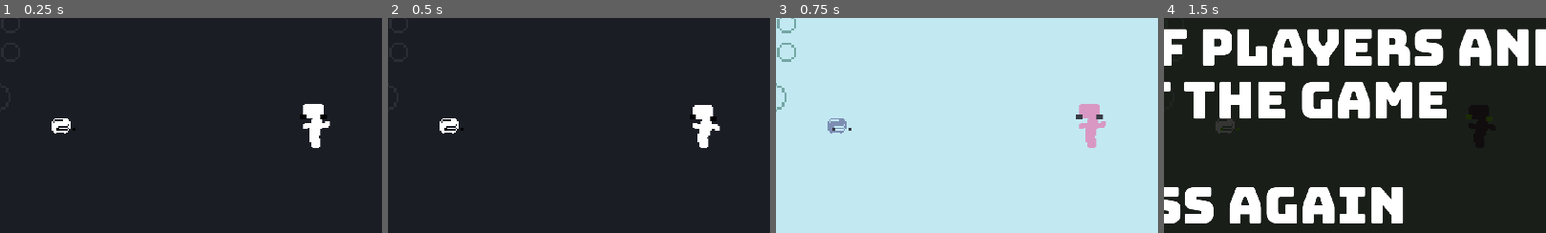
Above: before the commit, frames 1-4 (left to right).
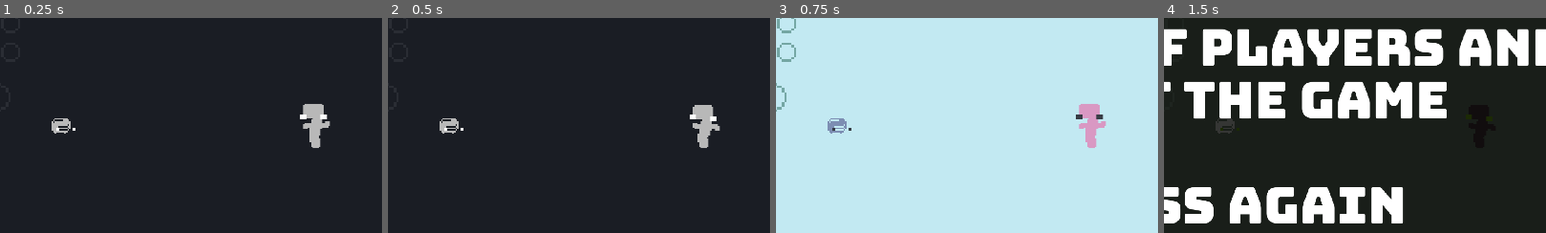
Above: after the commit, the same moments.

Repository: tm-nielsen/arcade-jam-2024
Game: Godot game, scene res://scenes/root.tscn
The game is run twice, just before and just after one commit, with the same random seed, the same clock (stepped at 60 frames per second) and the same inputs.
Inputs (mouse positions are % of the whole screen's width and height, from its top left):
- Up to frame 1 (0.25 s): no input
- Up to frame 2 (0.5 s): no input
- Up to frame 3 (0.75 s): move the mouse to (72, 45) at 0.52 s; hold 4 (toggle_palette_up) from 0.53 s (still down); tap 1 (select_1_player) at 0.6 s
- Up to frame 4 (1.5 s): tap Enter at 1.25 s; move the mouse to (30, 55) at 1.27 s; release 4 (toggle_palette_up) at 1.28 s; hold 3 (toggle_palette_down) from 1.28 s (still down); tap 2 (select_2_players) at 1.35 s
The pictures show only the part of the screen within x 42-92%, y 25-75%; the shares and areas given below are measured in that part.

The runs differ from the first frame. In frame 1, 1.1% of the frame differs, in the area x 13-87%, y 40-61%; in frame 2, 1.1%; in frame 3, nothing differs; in frame 4, nothing differs.

Commit message:
Adjusted tutorial palette

Diff:
--- a/scenes/root.tscn
+++ b/scenes/root.tscn
@@ -12,9 +12,9 @@
 
 [sub_resource type="Resource" id="Resource_4bl03"]
 script = ExtResource("9_koqyl")
-player_colour = Color(1, 1, 1, 1)
-enemy_colour = Color(1, 1, 1, 1)
-black_colour = Color(0, 0, 0, 1)
+player_colour = Color(0.72, 0.72, 0.72, 1)
+enemy_colour = Color(0.72, 0.72, 0.72, 1)
+black_colour = Color(1, 1, 1, 1)
 accent_colour = Color(0.164706, 0.176471, 0.203922, 1)
 background_colour = Color(0.101961, 0.113725, 0.141176, 1)
 
